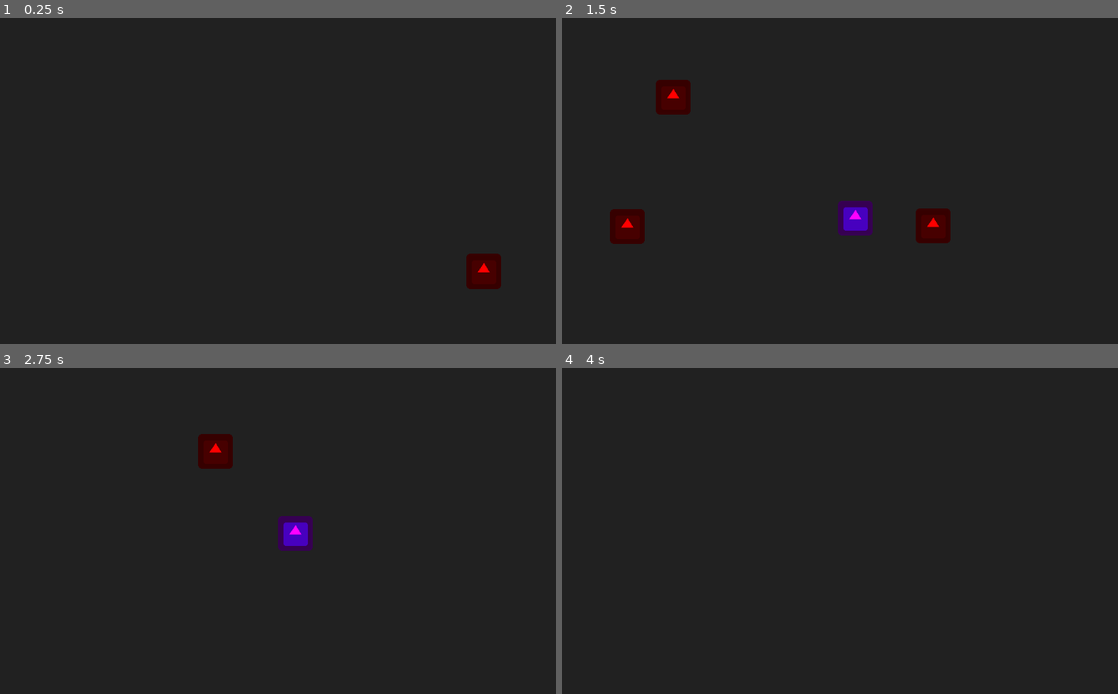
Above: before the commit, frames 1-4 (two rows, left to right).
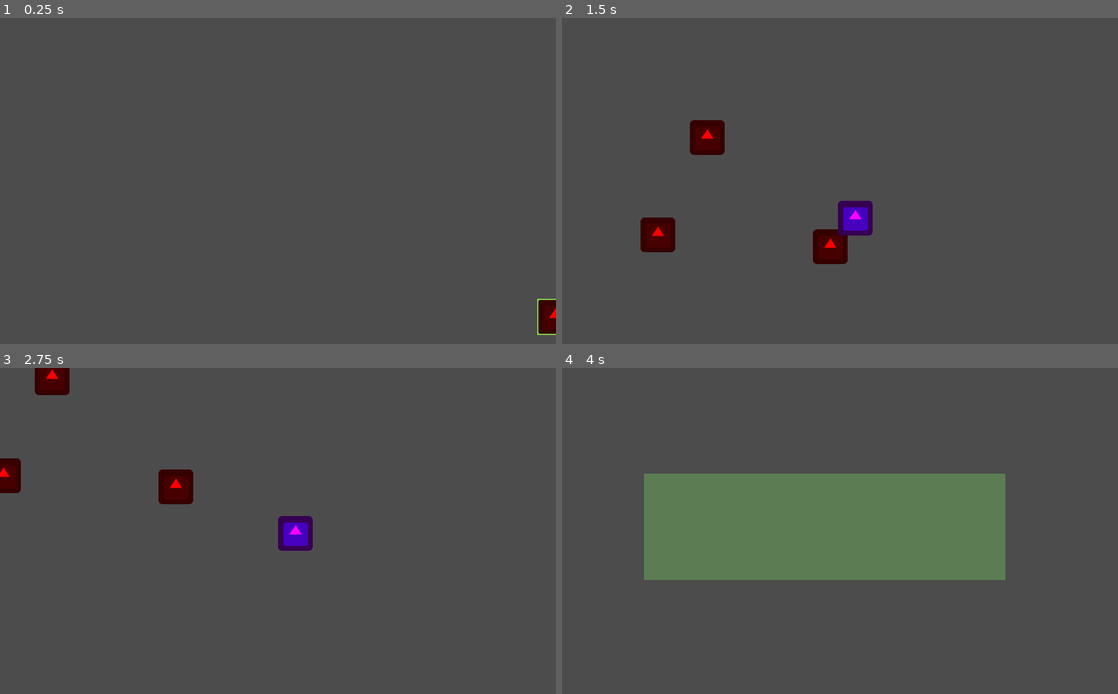
Above: after the commit, the same moments.

Repository: baioc/necro-crypt
Game: Godot game, scene res://map/scenes/World.tscn
Two runs of this game, one before a commit and one after it. Both use one fixed random seed, a clock stepped at 60 frames per second and the inputs below. The engine's default icon, where the game draws it, is replaced by a stand-in: a white triangle on a blue panel in a dark square.
Inputs (mouse positions are in pixels of both pictures, inside the frame that each line leads up to):
- Up to frame 1 (0.25 s): no input
- Up to frame 2 (1.5 s): move the mouse to (962, 164) at 0.52 s; press the mouse at (962, 164) at 0.53 s; hold Right (ui_right) 0.53-1.28 s; tap Space (ui_camera_center) at 0.6 s; right-click (962, 164) at 0.77 s; right-click (962, 164) at 1.07 s; move the mouse to (728, 197) at 1.27 s; release the mouse at (728, 197) at 1.28 s; hold Down (ui_down) from 1.28 s (still down); click (728, 197) at 1.35 s
- Up to frame 3 (2.75 s): right-click (166, 547) at 1.52 s; right-click (166, 547) at 1.55 s; right-click (166, 547) at 1.82 s; move the mouse to (333, 459) at 2.02 s; release Down (ui_down) at 2.03 s; hold Right (ui_right) from 2.03 s (still down); right-click (333, 459) at 2.1 s; tap Space (ui_camera_center) at 2.3 s
- Up to frame 4 (4 s): move the mouse to (812, 596) at 2.77 s; release Right (ui_right) at 2.78 s; hold Up (ui_up) 2.78-3.53 s; tap Space (ui_camera_center) at 2.85 s; right-click (812, 596) at 3.02 s; click (812, 596) at 3.05 s; right-click (812, 596) at 3.32 s; move the mouse to (1006, 579) at 3.52 s; press the mouse at (1006, 579) at 3.53 s; hold Left (ui_left) from 3.53 s (still down); right-click (1006, 579) at 3.77 s; right-click (1006, 579) at 3.8 s

The runs differ from the first frame. In frame 1, 100% of the frame differs, in the area x 0-100%, y 0-100%; in frame 2, 99%; in frame 3, 99%; in frame 4, 100%.

Commit message:
box creation, unit selection and selected unit movement

Diff:
--- a/entities/mobs/Monster.gd
+++ b/entities/mobs/Monster.gd
@@ -4,6 +4,12 @@
 enum STATE { IDLE, MOVE, FIGHT }
 var state = STATE.IDLE
 var target : Node2D = null
+var selection = false
+
+
+func select(is_select):
+	$Box_Select.visible = is_select
+	selection = is_select
 
 
 func goto(location : Vector2):
@@ -23,7 +29,7 @@
 
 
 func _move():
-	var dir := target.get_global_position() - self.get_global_position()
+	var dir := target.get_position() - self.get_global_position()
 	# @TODO: better unit formation when reaching target location
 	if dir.length() > attack_range:
 		# @TODO: pathfind towards target
--- a/entities/mobs/Monster.tscn
+++ b/entities/mobs/Monster.tscn
@@ -1,7 +1,8 @@
-[gd_scene load_steps=3 format=2]
+[gd_scene load_steps=4 format=2]
 
 [ext_resource path="res://entities/Entity.tscn" type="PackedScene" id=1]
 [ext_resource path="res://entities/mobs/Monster.gd" type="Script" id=2]
+[ext_resource path="res://entities/mobs/sprites/box.png" type="Texture" id=3]
 
 [node name="Monster" instance=ExtResource( 1 )]
 collision_layer = 4
@@ -10,3 +11,7 @@
 
 [node name="Sprite" parent="." index="0"]
 self_modulate = Color( 1, 0, 0, 1 )
+
+[node name="Box_Select" type="Sprite" parent="." index="2"]
+texture = ExtResource( 3 )
+normal_map = ExtResource( 3 )
--- a/global/Global.gd
+++ b/global/Global.gd
@@ -1,9 +1,40 @@
 extends Node2D
 
+
+onready var box = $Interface_control/Box
+var initial_pos
+var current_pos
+var selection_rect
+
 func _process(delta):
+	_input(true)
+	_create_box()
+
+
+func _input(event):
 	if Input.is_action_just_pressed("ui_end"):
 		get_tree().quit()
-
 	elif Input.is_action_just_pressed("ui_accept"):
 		for unit in $Monsters.get_children():
-			unit.goto(get_global_mouse_position())
+			if unit.selection:
+				unit.goto(get_global_mouse_position())
+
+
+func _create_box():
+	if Input.is_action_just_pressed("ui_select"):
+		initial_pos = get_global_mouse_position()
+		box.set_begin(get_global_mouse_position())
+	elif Input.is_action_pressed("ui_select"):
+		current_pos = get_global_mouse_position()
+		box.set_begin(Vector2(min(initial_pos.x, current_pos.x), min(initial_pos.y, current_pos.y)))
+		box.set_end(Vector2(max(initial_pos.x,current_pos.x), max(initial_pos.y, current_pos.y)))
+	elif Input.is_action_just_released("ui_select"):
+		_select_allies()
+		box.set_begin(Vector2(0,0))
+		box.set_end(Vector2(0,0))
+
+# TODO selecionar as tropas com apena um click
+func _select_allies():
+	selection_rect = box.get_rect()
+	for unit in $Monsters.get_children():
+		unit.select(selection_rect.has_point(unit.get_position()))
--- /dev/null
+++ b/global/Interface_control/Interface_control.tscn
@@ -0,0 +1,10 @@
+[gd_scene format=2]
+
+[node name="Interface_control" type="Control"]
+anchor_right = 1.0
+anchor_bottom = 1.0
+margin_left = -2.15845
+margin_right = -2.15845
+
+[node name="Box" type="ColorRect" parent="."]
+color = Color( 0.431373, 0.717647, 0.352941, 0.45098 )
--- a/map/scenes/World.tscn
+++ b/map/scenes/World.tscn
@@ -1,26 +1,30 @@
-[gd_scene load_steps=5 format=2]
+[gd_scene load_steps=6 format=2]
 
 [ext_resource path="res://global/Global.gd" type="Script" id=1]
 [ext_resource path="res://entities/mobs/Monster.tscn" type="PackedScene" id=2]
 [ext_resource path="res://entities/player/Player.tscn" type="PackedScene" id=3]
 [ext_resource path="res://global/mouse/Mouse.tscn" type="PackedScene" id=4]
+[ext_resource path="res://global/Interface_control/Interface_control.tscn" type="PackedScene" id=5]
 
 [node name="World" type="Node2D"]
 script = ExtResource( 1 )
 
 [node name="Monsters" type="Node2D" parent="."]
-position = Vector2( 295.087, 117.801 )
+position = Vector2( -4.29355, -1.131 )
 
 [node name="Monster" parent="Monsters" instance=ExtResource( 2 )]
+position = Vector2( 430.616, 203.005 )
 
 [node name="Monster_2" parent="Monsters" instance=ExtResource( 2 )]
-position = Vector2( -78.1455, 274.093 )
+position = Vector2( 340.167, 382.772 )
 
 [node name="Monster_3" parent="Monsters" instance=ExtResource( 2 )]
-position = Vector2( 557.516, 305.584 )
+position = Vector2( 657.993, 404.01 )
 
 [node name="Player" parent="." instance=ExtResource( 3 )]
 position = Vector2( 512, 300 )
 
 [node name="Mouse" parent="." instance=ExtResource( 4 )]
 position = Vector2( 512, 300 )
+
+[node name="Interface_control" parent="." instance=ExtResource( 5 )]
--- a/project.godot
+++ b/project.godot
@@ -17,20 +17,20 @@
 
 config/name="NecroCrypt"
 run/main_scene="res://map/scenes/World.tscn"
+boot_splash/bg_color=Color( 0.129412, 0.129412, 0.129412, 1 )
 config/icon="res://global/godot.png"
 
 [display]
 
-window/size/resizable=false
 window/size/fullscreen=true
 window/stretch/mode="2d"
-window/stretch/aspect="expand"
 
 [input]
 
 ui_accept={
 "deadzone": 0.5,
-"events": [ Object(InputEventMouseButton,"resource_local_to_scene":false,"resource_name":"","device":-1,"alt":false,"shift":false,"control":false,"meta":false,"command":false,"button_mask":0,"position":Vector2( 0, 0 ),"global_position":Vector2( 0, 0 ),"factor":1.0,"button_index":2,"pressed":false,"doubleclick":false,"script":null)
+"events": [ Object(InputEventKey,"resource_local_to_scene":false,"resource_name":"","device":0,"alt":false,"shift":false,"control":false,"meta":false,"command":false,"pressed":false,"scancode":16777221,"unicode":0,"echo":false,"script":null)
+, Object(InputEventMouseButton,"resource_local_to_scene":false,"resource_name":"","device":-1,"alt":false,"shift":false,"control":false,"meta":false,"command":false,"button_mask":0,"position":Vector2( 0, 0 ),"global_position":Vector2( 0, 0 ),"factor":1.0,"button_index":2,"pressed":false,"doubleclick":false,"script":null)
  ]
 }
 ui_select={
@@ -86,14 +86,14 @@
 , Object(InputEventKey,"resource_local_to_scene":false,"resource_name":"","device":0,"alt":false,"shift":false,"control":false,"meta":false,"command":false,"pressed":false,"scancode":16777217,"unicode":0,"echo":false,"script":null)
  ]
 }
+ui_camera_center={
+"deadzone": 0.5,
+"events": [ Object(InputEventKey,"resource_local_to_scene":false,"resource_name":"","device":0,"alt":false,"shift":false,"control":false,"meta":false,"command":false,"pressed":false,"scancode":32,"unicode":0,"echo":false,"script":null)
+ ]
+}
 ui_camera_lock={
 "deadzone": 0.5,
 "events": [ Object(InputEventKey,"resource_local_to_scene":false,"resource_name":"","device":0,"alt":false,"shift":false,"control":false,"meta":false,"command":false,"pressed":false,"scancode":89,"unicode":0,"echo":false,"script":null)
- ]
-}
-ui_camera_center={
-"deadzone": 0.5,
-"events": [ Object(InputEventKey,"resource_local_to_scene":false,"resource_name":"","device":0,"alt":false,"shift":false,"control":false,"meta":false,"command":false,"pressed":false,"scancode":32,"unicode":0,"echo":false,"script":null)
  ]
 }
 
@@ -128,5 +128,4 @@
 quality/2d/use_pixel_snap=true
 vram_compression/import_etc=true
 vram_compression/import_etc2=false
-environment/default_clear_color=Color( 0.129412, 0.129412, 0.129412, 1 )
 environment/default_environment="res://global/env.tres"
Binary file added: entities/mobs/sprites/box.png
Not shown, added: entities/mobs/sprites/box.png.import
